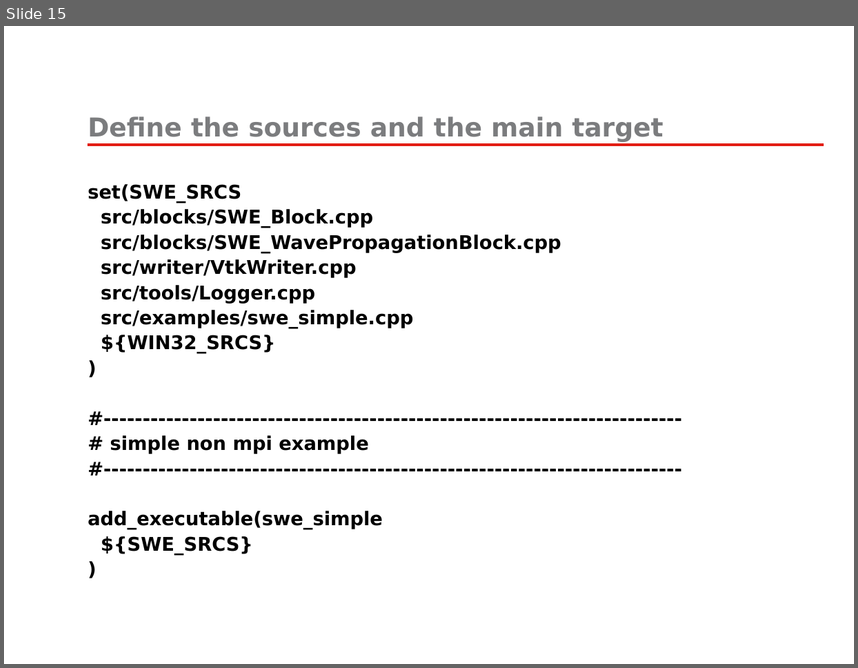
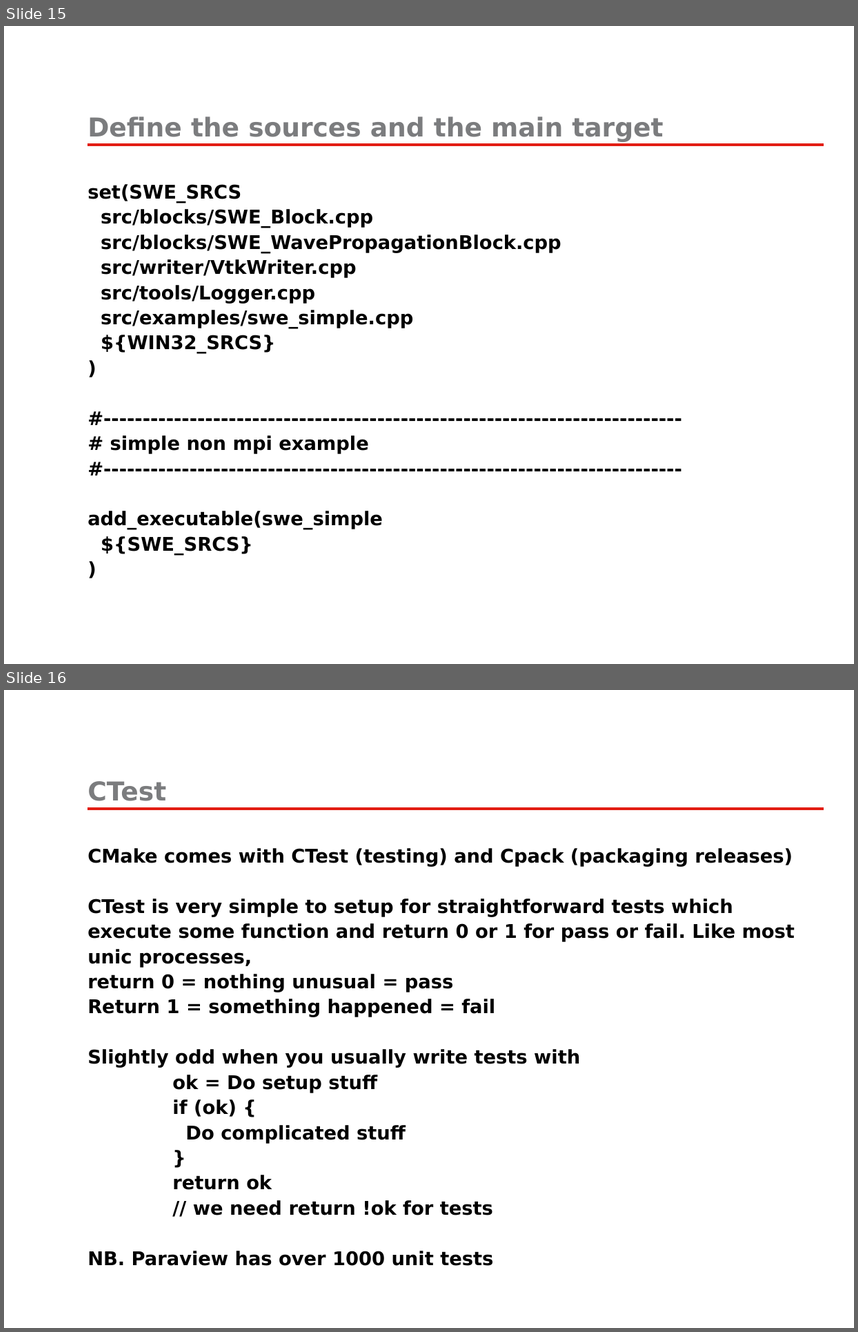
Before and after one commit to fomics/SummerSchool2013, a slide deck: PRESENTATIONS/cmake/2013-07-08-SummerSchool-CMake.pptx. Shown one above the other, each under a label of ours: slide 15 before the commit, slides 15 and 16 after it. The pictures are 858x668 and 858x1332 pixels, drawn with LibreOffice and Linux fonts; fonts in the diff are those of the drawing; background and template pictures are left out. Boxes give left, top, right and bottom in pixels: in the first picture for what was removed or moved away, otherwise in the second. Text is boxed around its words. In the diff, an @@ line names an element or a change of style, - is before the commit and + after.

Commit message:
Add cmake slides

```diff
--- a/PRESENTATIONS/cmake/2013-07-08-SummerSchool-CMake.pptx
+++ b/PRESENTATIONS/cmake/2013-07-08-SummerSchool-CMake.pptx
@@ slide 16 added at (x1=4, y1=690, x2=854, y2=1328), background #FFFFFF; not listed: 1 template element that a slide beside it also shows @@
@@ title added at (x1=87, y1=781, x2=166, y2=801), 22 pt, text #7B7C7E, bold @@
+CTest
@@ text added at (x1=87, y1=848, x2=795, y2=1265), 16 pt, text #000000, bold @@
+CMake comes with CTest (testing) and Cpack (packaging releases)
+CTest is very simple to setup for straightforward tests which execute some function and return 0 or 1 for pass or fail. Like most unic processes,
+return 0 = nothing unusual = pass
+Return 1 = something happened = fail
+Slightly odd when you usually write tests with
+ok = Do setup stuff
+if (ok) {
+Do complicated stuff
+}
+return ok
+// we need return !ok for tests
+NB. Paraview has over 1000 unit tests
```
Also in this commit, not shown: 4 slides changed, 7 other slides added.
